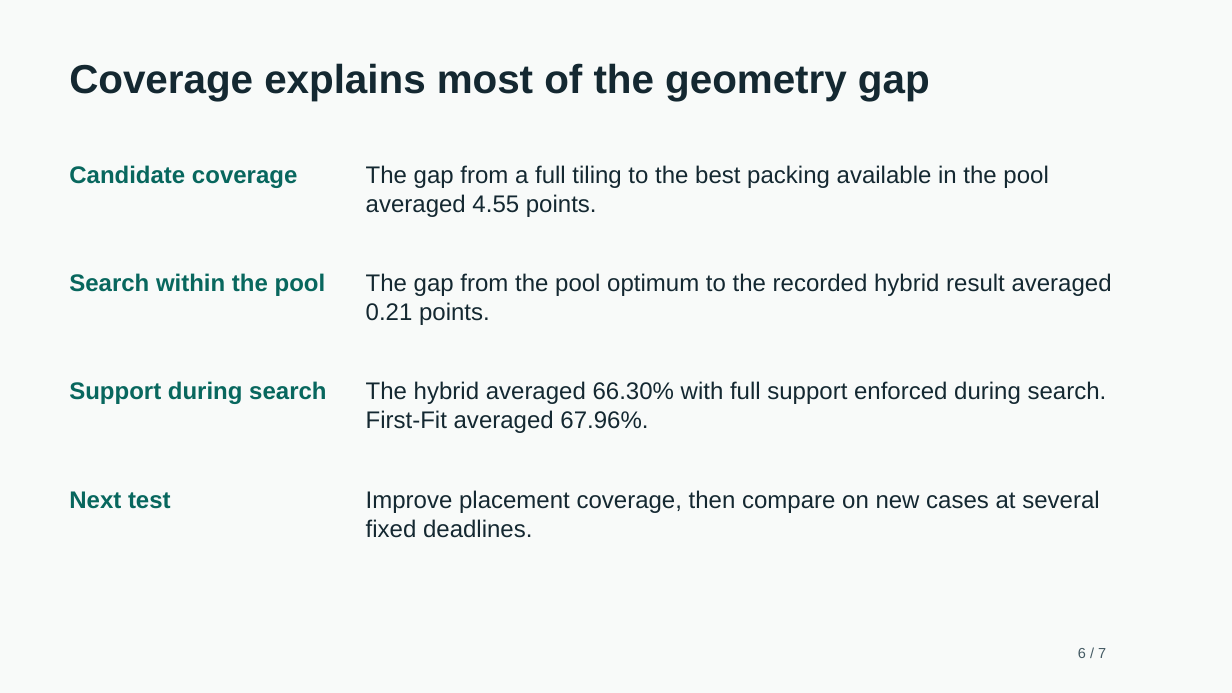
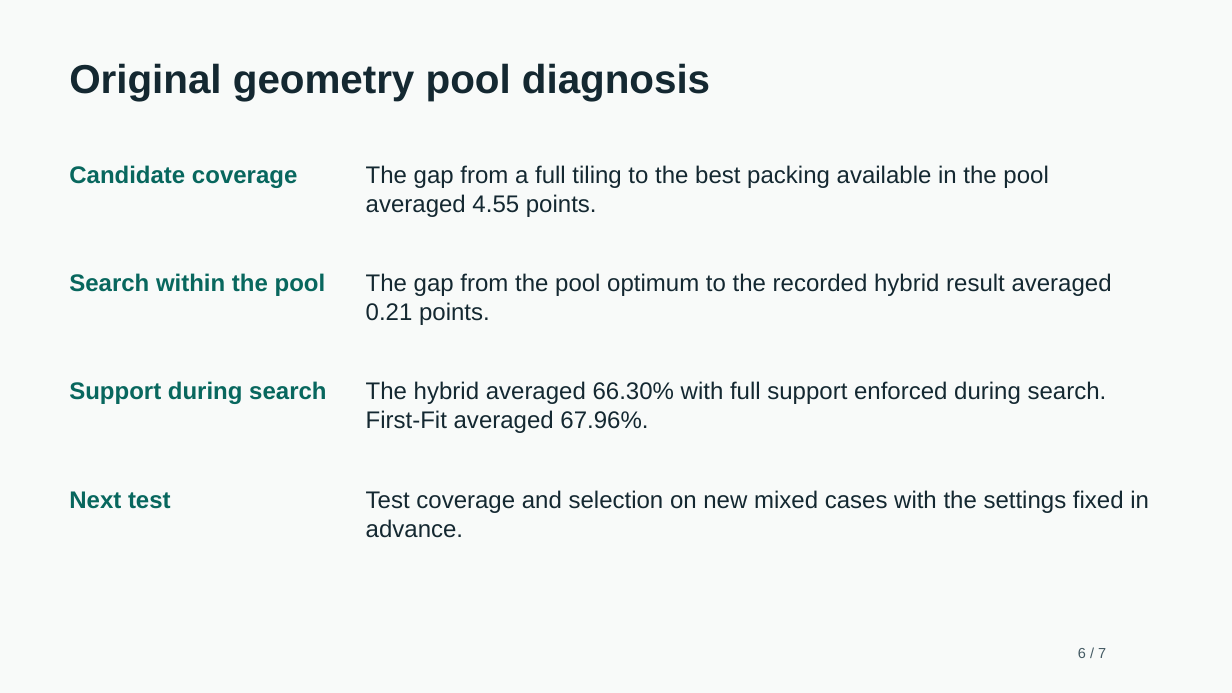
Before and after one commit to AhladM0di/Hybrid-Algorithm-Based-3D-Container-Loading-Optimisation, a slide deck: slide 6 of container_loading/docs/demo_slides.pptx. Drawn at 1232x693 pixels with LibreOffice and Linux fonts; fonts in the diff are those of the drawing. Boxes give left, top, right and bottom in pixels: in the first picture for what was removed or moved away, otherwise in the second. Text is boxed around its words. In the diff, an @@ line names an element or a change of style, - is before the commit and + after.

```diff
--- a/container_loading/docs/demo_slides.pptx
+++ b/container_loading/docs/demo_slides.pptx
@@ text at (69,63,710,101): text changed @@
-Coverage explains most of the geometry gap
+Original geometry pool diagnosis
@@ text at (366,490,1149,538): text changed @@
-Improve placement coverage, then compare on new cases at several fixed deadlines.
+Test coverage and selection on new mixed cases with the settings fixed in advance.
```
Also in this commit, not shown: 3 other slides changed, 1 slide added, 1 slide removed, 16 other files.
